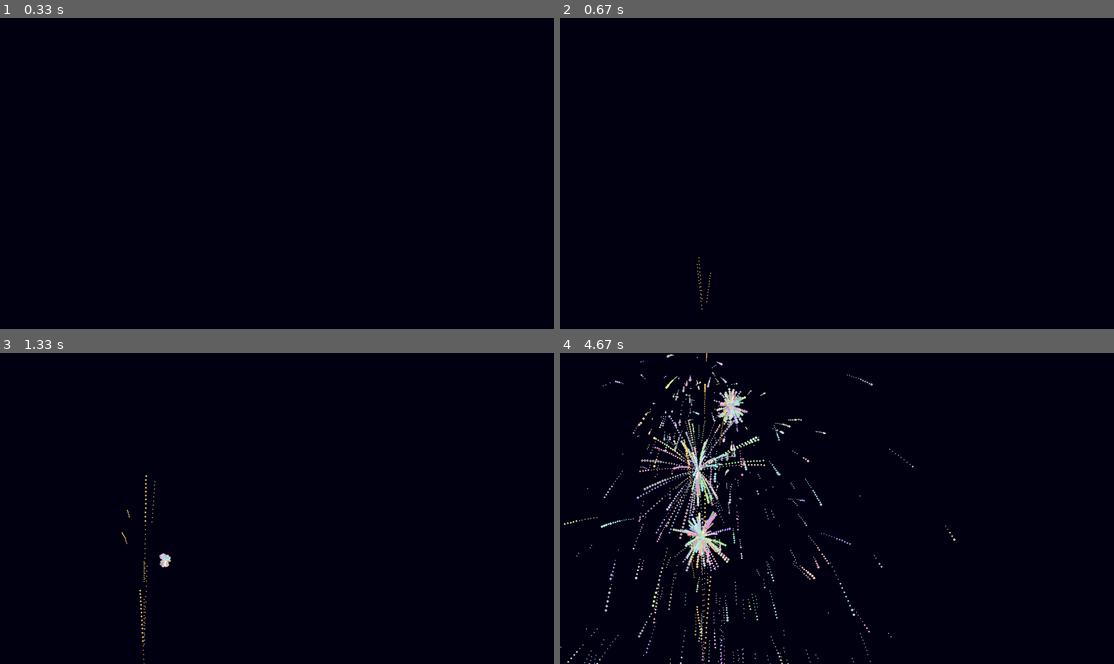
Above: before the commit, frames 1-4 (two rows, left to right).
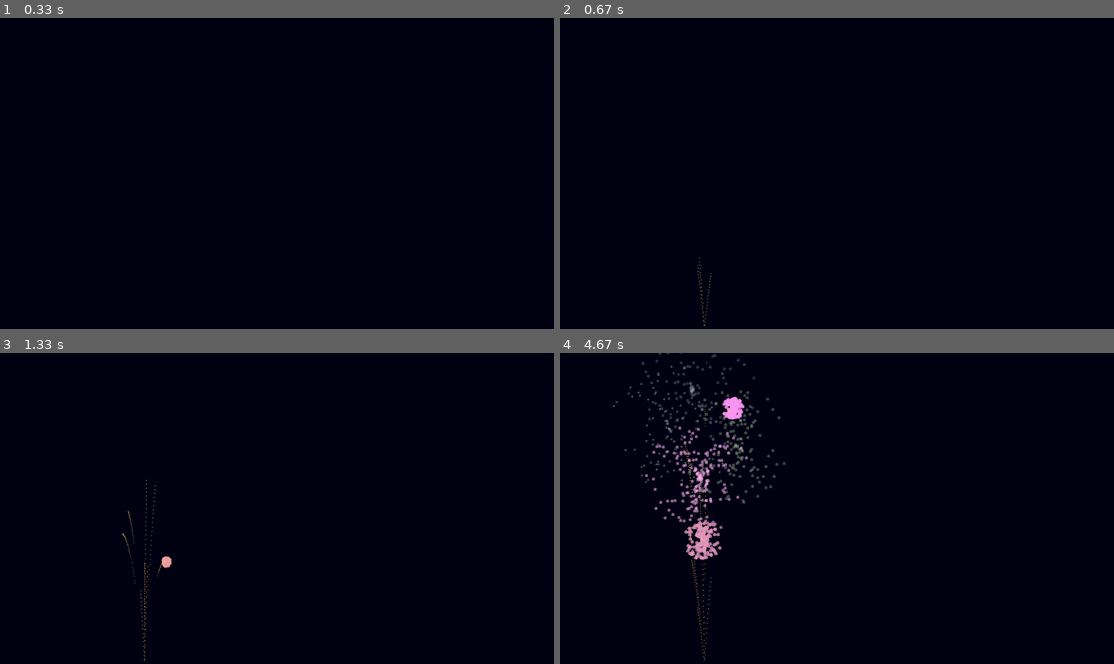
Above: after the commit, the same moments.

Repository: crawlic-stud/fireworks-simulation-pygame
Game: pygame game, started from src/main.py
Same seed, same stepped clock (60 frames per second), same inputs: the game is played once before the commit and once after it.
Inputs (mouse positions are in pixels of both pictures, inside the frame that each line leads up to):
- Up to frame 1 (0.33 s): no input
- Up to frame 2 (0.67 s): press the mouse at (704, 176) at 0.37 s; move the mouse to (798, 207) at 0.47 s; release the mouse at (892, 241) at 0.6 s
- Up to frame 3 (1.33 s): press the mouse at (144, 511) at 0.7 s; move the mouse to (243, 524) at 0.8 s; release the mouse at (343, 536) at 0.93 s; press the mouse at (144, 511) at 1.03 s; move the mouse to (199, 548) at 1.13 s; release the mouse at (249, 589) at 1.27 s
- Up to frame 4 (4.67 s): press the mouse at (704, 511) at 1.37 s; move the mouse to (842, 533) at 1.47 s; release the mouse at (981, 558) at 1.6 s; press the mouse at (704, 511) at 1.7 s; move the mouse to (864, 552) at 1.8 s; release the mouse at (1030, 589) at 1.93 s; press the mouse at (704, 511) at 2.03 s; move the mouse to (825, 483) at 2.13 s; release the mouse at (953, 452) at 2.27 s; press the mouse at (704, 511) at 2.37 s; move the mouse to (831, 471) at 2.47 s; release the mouse at (958, 430) at 2.6 s; press the mouse at (704, 511) at 2.7 s; move the mouse to (709, 483) at 2.8 s; release the mouse at (715, 452) at 2.93 s; press the mouse at (704, 511) at 3.03 s; move the mouse to (687, 567) at 3.13 s; release the mouse at (670, 623) at 3.27 s; press the mouse at (704, 511) at 3.37 s; move the mouse to (715, 520) at 3.47 s; release the mouse at (726, 533) at 3.6 s; press the mouse at (704, 511) at 3.7 s; move the mouse to (853, 545) at 3.8 s; release the mouse at (1008, 583) at 3.93 s; press the mouse at (704, 511) at 4.03 s; move the mouse to (753, 461) at 4.13 s; release the mouse at (803, 415) at 4.27 s; press the mouse at (704, 511) at 4.37 s; move the mouse to (704, 536) at 4.47 s; release the mouse at (698, 561) at 4.6 s

Frame 1 is identical in both runs. In frame 2, less than 0.1% of the frame differs, in the area x 24-28%, y 76-100%; in frame 3, 0.3%; in frame 4, 5.8%, in the area x 0-72%, y 0-100%.

Commit message:
v2 - smoother, better looking, still need some improv.

Diff:
--- a/src/Effect.py
+++ b/src/Effect.py
@@ -3,7 +3,7 @@
 
 
 class Effect:
-    def __init__(self):
+    def __init__(self, trace_delay=0):
         self.particles = []
 
     def append(self, particles_array):
@@ -18,10 +18,14 @@
             self.particles.remove(particle)
 
     def add_trace(self, particle):
-        self.particles += [particle.trace()] if particle.trace_shrink_speed else []
+        if particle.trace_shrink_speed > 0:
+            trace = particle.trace()
+            if trace is None:
+                return
+            self.particles.append(trace)
 
     def draw(self, screen):
         for particle in self.particles:
             self.add_trace(particle)
             self.remove_particle(particle)
-            particle.draw(screen)
+            particle.update(screen)
--- a/src/Particle.py
+++ b/src/Particle.py
@@ -1,24 +1,35 @@
-import random
 import pygame
+
+IMAGE = pygame.image.load("images/particle.png")
 
 
 class Particle:
-    def __init__(self, radius, pos, color):
+    def __init__(self, radius, pos, color=(255, 255, 0), trace_delay=0):
         self.radius = radius
         self.x, self.y = pos
         self.color = color
         self.direction = 0, 0
         self.shrink_speed = 0
+        self.visibility = 255
+
+        image_size = (round(radius), round(radius))
+        image = IMAGE.convert_alpha()
+        image.fill(self.color + (0,), None, pygame.BLEND_RGBA_MAX)
+        self.image = pygame.transform.scale(image, image_size)
 
         self.gravity = 0
         self.vertical_speed = self.gravity
 
         self.trace_shrink_speed = 0
+        self.trace_delay = trace_delay
+        self.trace_delay_count = 0
 
-    def shrink(self):
+    def shrink(self, step=5):
         if not self.shrink_speed:
             return
         self.radius -= self.shrink_speed
+        self.visibility -= step
+        self.image.fill((0, 0, 0, step), None, pygame.BLEND_RGBA_SUB)
 
     def move(self):
         if not any(self.direction):
@@ -31,13 +42,20 @@
         self.vertical_speed += self.gravity
 
     def trace(self):
-        if self.trace_shrink_speed:
+        self.trace_delay_count += 1
+        if self.trace_shrink_speed and self.trace_delay_count >= self.trace_delay:
             trace = Particle(self.radius, (self.x, self.y), self.color)
             trace.shrink_speed = self.trace_shrink_speed
+            self.trace_delay_count = 0
             return trace
 
-    def draw(self, screen):
+    def update(self, screen):
         self.move()
         self.apply_gravity()
         self.shrink()
-        pygame.draw.circle(screen, self.color, (self.x, self.y), self.radius)
+        self.draw(screen)
+
+    def draw(self, screen):
+        if self.visibility > 0:
+            screen.blit(self.image, (self.x, self.y))
+        # pygame.draw.circle(screen, self.color, (self.x, self.y), self.radius)
--- a/src/config.py
+++ b/src/config.py
@@ -2,3 +2,4 @@
 FPS = 60
 
 BACKGROUND = (0, 0, 20)
+BACKGROUND_OPENGL = (*[color/255 for color in BACKGROUND], 1)
--- a/src/effects.py
+++ b/src/effects.py
@@ -10,8 +10,12 @@
     return dy
 
 
-def explosion(pos, amount=100, explosion_radius=7, ball_radius=3, gravity=0.2, ball_lifespan=5, trace_lifespan=1):
-    particles = [Particle(ball_radius, pos, (random.randint(150, 255), random.randint(150, 255), random.randint(150, 255))) for _ in range(amount)]
+def explosion(pos, amount=100, explosion_radius=7, ball_radius=3, gravity=0.2,
+              ball_lifespan=5, trace_lifespan=1, particle_class=Particle,
+              trace_delay=0):
+
+    color = (random.randint(150, 255), random.randint(150, 255), random.randint(150, 255))
+    particles = [particle_class(ball_radius, pos, color) for _ in range(amount)]
 
     for i, particle in enumerate(particles):
 
@@ -23,12 +27,13 @@
         particles[i].shrink_speed = random.random() / ball_lifespan
         particles[i].gravity = gravity
         particles[i].trace_shrink_speed = random.randint(30, 50) / 100 / trace_lifespan
+        particles[i].trace_delay = trace_delay
 
     return particles
 
 
-def launch(x_pos, amount=10, gravity=0.1):
-    particles = [Particle(random.randint(2, 3), (x_pos, HEIGHT), (255, 204, 102)) for _ in range(amount)]
+def launch(x_pos, amount=10, gravity=0.1, radius=2, particle_class=Particle, trace_delay=0):
+    particles = [particle_class(radius, (x_pos, HEIGHT), (255, 204, 102)) for _ in range(amount)]
 
     for i, particle in enumerate(particles):
 
@@ -39,5 +44,6 @@
         particles[i].shrink_speed = random.random() / 100
         particles[i].gravity = gravity
         particles[i].trace_shrink_speed = random.randint(30, 50) / 500
+        particles[i].trace_delay = trace_delay
 
     return particles
--- a/src/main.py
+++ b/src/main.py
@@ -1,8 +1,11 @@
 import random
+
 import pygame
+
 from effects import explosion, launch
 from Effect import Effect
 from config import *
+
 pygame.init()
 pygame.mixer.init()
 
@@ -32,7 +35,8 @@
             if not self.mouse_press:
                 self.launch_effect.append(launch(x_pos=mouse_pos[0],
                                                  amount=3,
-                                                 gravity=0.15))
+                                                 gravity=0.15,
+                                                 trace_delay=0))
                 self.mouse_press = True
         else:
             self.mouse_press = False
@@ -41,17 +45,19 @@
             if particle.vertical_speed > abs(particle.direction[1]):
                 self.launch_effect.particles.remove(particle)
 
-                trace_lifespan = random.randint(1, 3)
-                ball_radius = random.randint(3, 4)
-                explosion_radius = random.randint(6, 8)
-                amount = random.randint(100, 120)
+                trace_lifespan = random.randint(1, 1)
+                ball_radius = random.randint(5, 8)
+                ball_lifespan = 3
+                explosion_radius = random.randint(4, 6)
+                amount = random.randint(150, 200)
                 self.firework_effect.append(explosion(pos=(particle.x, particle.y),
                                                       amount=amount,
                                                       explosion_radius=explosion_radius,
                                                       ball_radius=ball_radius,
-                                                      ball_lifespan=5,
+                                                      ball_lifespan=ball_lifespan,
                                                       trace_lifespan=trace_lifespan,
-                                                      gravity=0.1))
+                                                      gravity=0.05,
+                                                      trace_delay=999))
                 random.choice(explosion_sounds).play()
 
         self.firework_effect.draw(self.SCREEN)
@@ -61,7 +67,7 @@
 
     def run(self):
         while self.running:
-            print(f'Particles on screen: {len(self.firework_effect.particles)}')
+            print(f'Particles on screen: {len(self.firework_effect.particles) + len(self.launch_effect.particles)}')
             self.update()
 
 
Binary file added: src/images/particle.png
